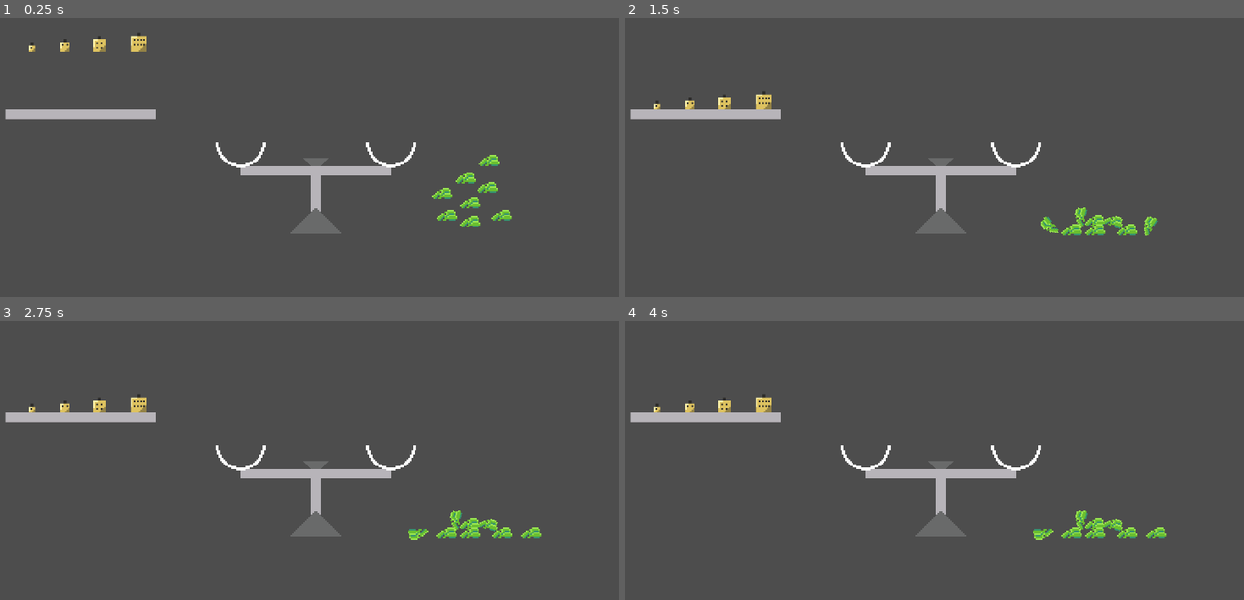
Above: before the commit, frames 1-4 (two rows, left to right).
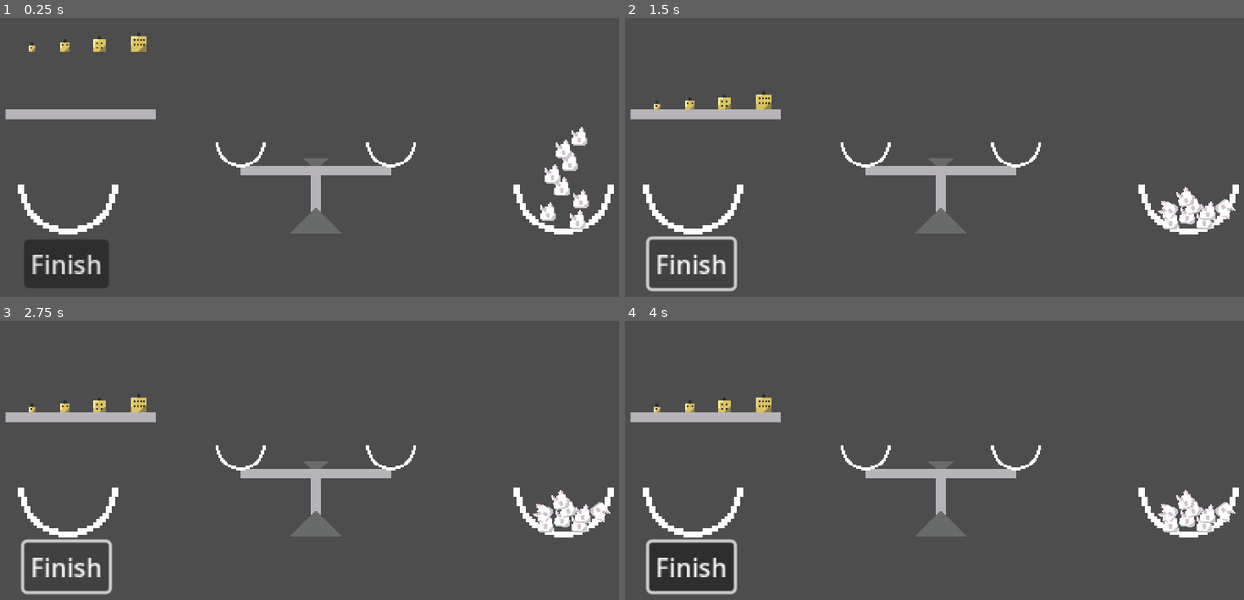
Above: after the commit, the same moments.

Repository: Cryatonic/alchem-incremental
Game: Godot game, scene res://scenes/minigames/measure_ingredients/meas_ingred_game.tscn
Same seed, same stepped clock (60 frames per second), same inputs: the game is played once before the commit and once after it. The project has no main scene, so this scene is started directly.
Inputs (mouse positions are in pixels of both pictures, inside the frame that each line leads up to):
- Up to frame 1 (0.25 s): no input
- Up to frame 2 (1.5 s): click (693, 263) at 0.5 s, where only the run after the commit has a clickable "Finish"; click (693, 263) at 1.25 s, where only the run after the commit has a clickable "Finish"
- Up to frame 3 (2.75 s): click (68, 566) at 2 s, where only the run after the commit has a clickable "Finish"
- Up to frame 4 (4 s): tap Enter at 2.75 s; move the mouse to (1095, 524) at 2.77 s; press the mouse at (1095, 524) at 2.78 s; tap R (restart) at 3.5 s; move the mouse to (1083, 521) at 3.52 s; release the mouse at (1083, 521) at 3.53 s; click (1083, 521) at 3.6 s

The runs differ from the first frame. In frame 1, 5.0% of the frame differs, in the area x 2-100%, y 38-97%; in frame 2, 3.5%; in frame 3, 3.5%; in frame 4, 5.3%, in the area x 2-100%, y 59-99%.

Commit message:
Measure Game Finished

Diff:
--- a/scenes/minigames/measure_ingredients/meas_ingred_game.tscn
+++ b/scenes/minigames/measure_ingredients/meas_ingred_game.tscn
@@ -1,8 +1,7 @@
-[gd_scene load_steps=8 format=3 uid="uid://bvh5iw5urcwrv"]
+[gd_scene load_steps=11 format=3 uid="uid://bvh5iw5urcwrv"]
 
 [ext_resource type="PackedScene" uid="uid://ckklo13pgv070" path="res://scenes/minigames/measure_ingredients/scale.tscn" id="1_0jcg3"]
 [ext_resource type="Script" path="res://scripts/minigames/measure_ingredients/meas_ingred_game.gd" id="1_kdiws"]
-[ext_resource type="PackedScene" uid="uid://cw5gbchc2403s" path="res://scenes/minigames/measure_ingredients/ingredient.tscn" id="2_vk7ld"]
 [ext_resource type="Texture2D" uid="uid://ddg6qd3b3ca5r" path="res://assets/sprites/scale-components.png" id="4_bgeau"]
 [ext_resource type="PackedScene" uid="uid://cq70wj6mg7c0d" path="res://scenes/minigames/measure_ingredients/measure_weight.tscn" id="4_i4xqi"]
 
@@ -11,36 +10,25 @@
 [sub_resource type="RectangleShape2D" id="RectangleShape2D_sbyrn"]
 size = Vector2(6, 96)
 
+[sub_resource type="SegmentShape2D" id="SegmentShape2D_oacil"]
+b = Vector2(8, 14)
+
+[sub_resource type="SegmentShape2D" id="SegmentShape2D_1737e"]
+b = Vector2(-8, 14)
+
+[sub_resource type="SegmentShape2D" id="SegmentShape2D_ux7r6"]
+b = Vector2(20, 0)
+
+[sub_resource type="CapsuleShape2D" id="CapsuleShape2D_v1dub"]
+radius = 10.0
+height = 26.0
+
 [node name="MeasIngredGame" type="Node2D"]
 script = ExtResource("1_kdiws")
 
 [node name="Scale" parent="." instance=ExtResource("1_0jcg3")]
 
 [node name="IngredientContainer" type="Node2D" parent="."]
-
-[node name="Ingredient" parent="IngredientContainer" instance=ExtResource("2_vk7ld")]
-position = Vector2(98, -15)
-
-[node name="Ingredient2" parent="IngredientContainer" instance=ExtResource("2_vk7ld")]
-position = Vector2(95, -31)
-
-[node name="Ingredient3" parent="IngredientContainer" instance=ExtResource("2_vk7ld")]
-position = Vector2(109, -25)
-
-[node name="Ingredient4" parent="IngredientContainer" instance=ExtResource("2_vk7ld")]
-position = Vector2(80, -21)
-
-[node name="Ingredient5" parent="IngredientContainer" instance=ExtResource("2_vk7ld")]
-position = Vector2(118, -7)
-
-[node name="Ingredient6" parent="IngredientContainer" instance=ExtResource("2_vk7ld")]
-position = Vector2(83, -7)
-
-[node name="Ingredient7" parent="IngredientContainer" instance=ExtResource("2_vk7ld")]
-position = Vector2(98, -3)
-
-[node name="Ingredient8" parent="IngredientContainer" instance=ExtResource("2_vk7ld")]
-position = Vector2(110, -42)
 
 [node name="MeasureWeightContainer" type="Node2D" parent="."]
 
@@ -84,3 +72,70 @@
 
 [node name="CollisionShape2D" type="CollisionShape2D" parent="Shelf"]
 shape = SubResource("RectangleShape2D_sbyrn")
+
+[node name="IngredBowl" type="AnimatableBody2D" parent="."]
+z_index = -1
+position = Vector2(158, 17)
+scale = Vector2(2, 2)
+
+[node name="LS" type="CollisionShape2D" parent="IngredBowl"]
+position = Vector2(-17, -16)
+shape = SubResource("SegmentShape2D_oacil")
+
+[node name="RS" type="CollisionShape2D" parent="IngredBowl"]
+position = Vector2(17, -16)
+shape = SubResource("SegmentShape2D_1737e")
+
+[node name="BS" type="CollisionShape2D" parent="IngredBowl"]
+position = Vector2(-10, -2)
+shape = SubResource("SegmentShape2D_ux7r6")
+
+[node name="RightCup" type="Sprite2D" parent="IngredBowl"]
+position = Vector2(0, -16)
+texture = ExtResource("4_bgeau")
+region_enabled = true
+region_rect = Rect2(64, 0, 32, 32)
+
+[node name="IngredSpawn" type="Marker2D" parent="IngredBowl"]
+position = Vector2(0, -8)
+
+[node name="CollectionBowl" type="AnimatableBody2D" parent="."]
+z_index = -1
+position = Vector2(-158, 17)
+scale = Vector2(2, 2)
+
+[node name="LS" type="CollisionShape2D" parent="CollectionBowl"]
+position = Vector2(-17, -16)
+shape = SubResource("SegmentShape2D_oacil")
+
+[node name="RS" type="CollisionShape2D" parent="CollectionBowl"]
+position = Vector2(17, -16)
+shape = SubResource("SegmentShape2D_1737e")
+
+[node name="BS" type="CollisionShape2D" parent="CollectionBowl"]
+position = Vector2(-10, -2)
+shape = SubResource("SegmentShape2D_ux7r6")
+
+[node name="RightCup" type="Sprite2D" parent="CollectionBowl"]
+position = Vector2(0, -16)
+texture = ExtResource("4_bgeau")
+region_enabled = true
+region_rect = Rect2(64, 0, 32, 32)
+
+[node name="CollectionDetector" type="Area2D" parent="CollectionBowl"]
+position = Vector2(0, -12)
+collision_mask = 2
+
+[node name="CollisionShape2D" type="CollisionShape2D" parent="CollectionBowl/CollectionDetector"]
+rotation = 1.5708
+shape = SubResource("CapsuleShape2D_v1dub")
+
+[node name="FinishButton" type="Button" parent="."]
+offset_left = -186.0
+offset_top = 20.0
+offset_right = -132.0
+offset_bottom = 51.0
+action_mode = 0
+text = "Finish"
+
+[connection signal="pressed" from="FinishButton" to="." method="_on_finish_button_pressed"]
--- a/scripts/minigames/measure_ingredients/meas_ingred_game.gd
+++ b/scripts/minigames/measure_ingredients/meas_ingred_game.gd
@@ -3,17 +3,59 @@
 
 @onready var ingredient_container: Node2D = $IngredientContainer
 @onready var scale_object: Scale = $Scale
+@onready var collection_detector: Area2D = $CollectionBowl/CollectionDetector
+@onready var ingred_spawn: Marker2D = $IngredBowl/IngredSpawn
+
 
 var l_cup_bodies : Array
 var r_cup_bodies : Array
+var collection_bodies : Array
+
+var required_mass : int
+var ingred_scene : PackedScene = preload("uid://cw5gbchc2403s")
+
+var ingred_weights : Array[float] = [1.0,5.0] #min/max
 
 # Called when the node enters the scene tree for the first time.
 func _ready() -> void:
-	pass # Replace with function body.
+	start_game(randi_range(0,3))
 
 
 # Called every frame. 'delta' is the elapsed time since the previous frame.
 func _process(_delta: float) -> void:
+	scales_holding()
+
+func _input(event: InputEvent) -> void:
+	if event.is_action_pressed("debug_info"):
+		print(scale_object.r_cup_held_bodies)
+		print(scale_object.l_cup_held_bodies)
+		print("----------------------------")
+
+func spawn_ingredient(m : int, ingred_type : int) -> void:
+	var ingred : Ingredient = ingred_scene.instantiate()
+	ingred.global_position = ingred_spawn.global_position
+	ingred.global_position.x += randi_range(-12,12)
+	ingred.global_position.y -= get_node("IngredientContainer").get_child_count() * 8
+	ingred.set_mass(m)
+	ingred.set_ingred_val(ingred_type)
+	get_node("IngredientContainer").add_child(ingred)
+
+func start_game(ingred_type : int = 0) -> void:
+	required_mass = randi_range(ingred_weights[0],15)
+	print("Required Mass = " + str(required_mass))
+	var cur_mass : int = required_mass
+	var ing_mass : int
+	while cur_mass > 0:
+		if cur_mass <= ingred_weights[1]:
+			spawn_ingredient(cur_mass, ingred_type)
+			break
+		ing_mass = randi_range(ingred_weights[0],ingred_weights[1])
+		spawn_ingredient(ing_mass, ingred_type)
+		cur_mass -= ing_mass
+	while get_node("IngredientContainer").get_child_count() < 8:
+		spawn_ingredient(randi_range(1,3), ingred_type)
+
+func scales_holding() -> void:
 	l_cup_bodies = scale_object.l_cup_detect_area.get_overlapping_bodies()
 	r_cup_bodies = scale_object.r_cup_detect_area.get_overlapping_bodies()
 
@@ -23,12 +65,6 @@
 	else:
 		scale_object.l_cup_held_bodies.clear()
 		scale_object.r_cup_held_bodies.clear()
-
-func _input(event: InputEvent) -> void:
-	if event.is_action_pressed("debug_info"):
-		print(scale_object.r_cup_held_bodies)
-		print(scale_object.l_cup_held_bodies)
-		print("----------------------------")
 
 func determine_held_bodies(wpo : Array) -> Array[WeightedPhysicsObject]:
 	var touching_cup : bool = false
@@ -52,3 +88,23 @@
 				if held_objects.find(body) == -1:
 					held_objects.append(body)
 	return held_objects
+
+
+func _on_finish_button_pressed() -> void:
+	collection_bodies = collection_detector.get_overlapping_bodies()
+	var held_ingred : Array[WeightedPhysicsObject] = determine_held_bodies(collection_bodies)
+	for held in held_ingred:
+		if held is not Ingredient:
+			var index : int = held_ingred.find(held)
+			held_ingred.pop_at(index)
+	var total_mass_held : float = 0.0
+	for held in held_ingred:
+		total_mass_held += held.mass
+	if total_mass_held == required_mass:
+		print("CORRECT")
+		for ing in get_node("IngredientContainer").get_children():
+			ing.queue_free()
+		await get_tree().process_frame
+		start_game(randi_range(0,3))
+	else:
+		print("INCORRECT")
--- a/scripts/minigames/measure_ingredients/scale.gd
+++ b/scripts/minigames/measure_ingredients/scale.gd
@@ -16,8 +16,6 @@
 var r_cup_held_bodies : Array[WeightedPhysicsObject]
 
 var tween : Tween
-const CUP_WEIGHT : float = 5.0
-const grav : float = 980 #pixels/s/s of gravity
 
 # Called when the node enters the scene tree for the first time.
 func _ready() -> void:
